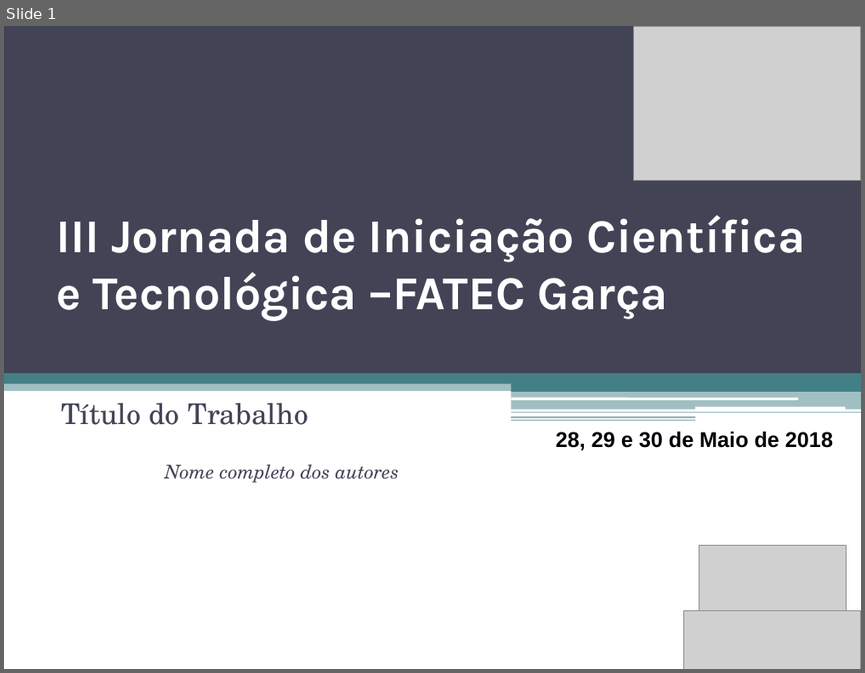
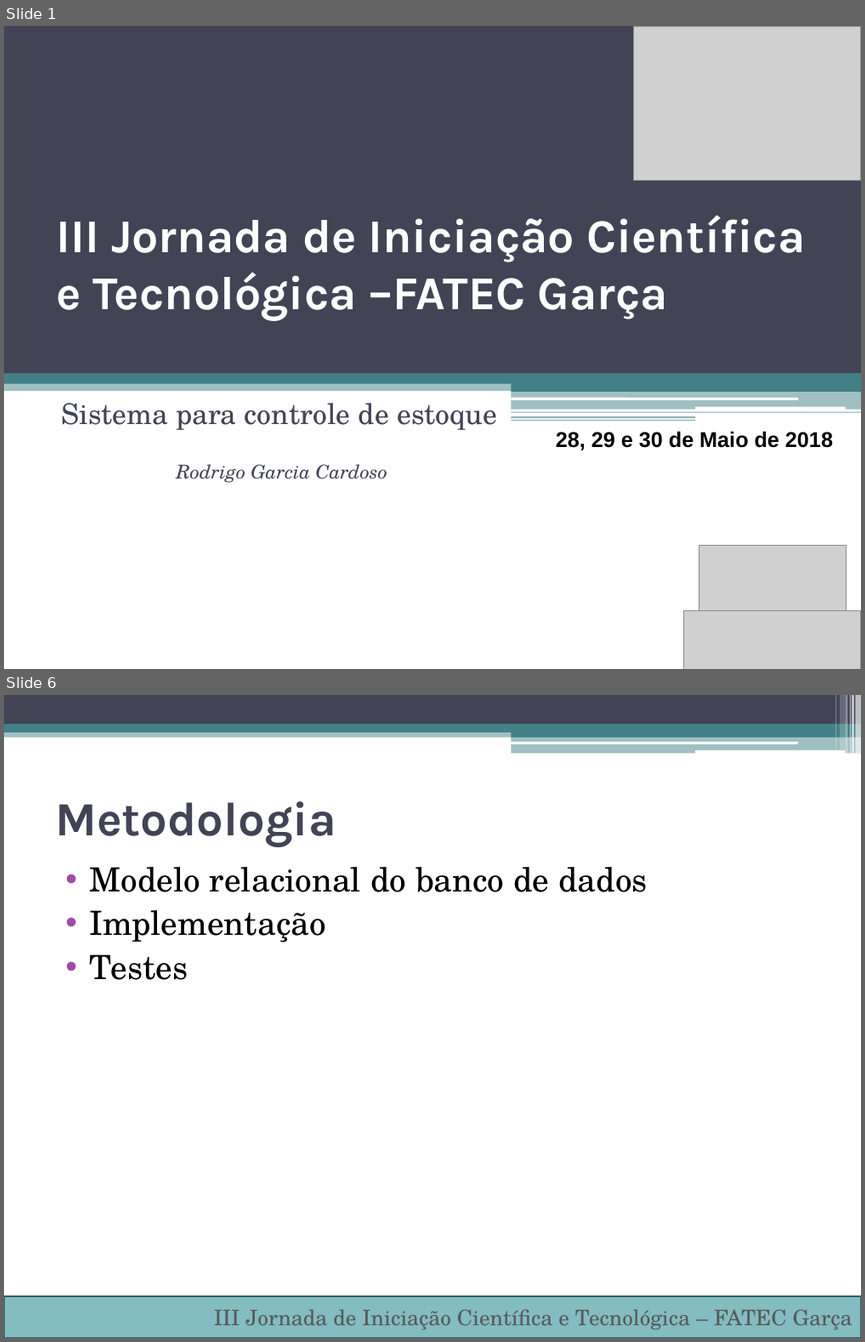
Before and after one commit to Cardoso976/V-Termo, a slide deck: TCC/III Jornada de Iniciação Científica e Tecnológica Tempate–2018.pptx. Shown one above the other, each under a label of ours: slide 1 before the commit, slides 1 and 6 after it; the slides between them are not shown. The pictures are 865x673 and 865x1342 pixels, drawn with LibreOffice and Linux fonts; fonts in the diff are those of the drawing; grey boxes stand for pictures. Boxes give left, top, right and bottom in pixels: in the first picture for what was removed or moved away, otherwise in the second. Text is boxed around its words. In the diff, an @@ line names an element or a change of style, - is before the commit and + after.

```diff
--- a/TCC/III Jornada de Iniciação Científica e Tecnológica Tempate–2018.pptx
+++ b/TCC/III Jornada de Iniciação Científica e Tecnológica Tempate–2018.pptx
@@ slide 6 added at [4, 695, 861, 1338], background #FFFFFF @@
@@ rectangle added at [4, 695, 861, 724], fill #424456 @@
@@ rectangle added at [835, 695, 836, 750], fill #FFFFFF at 30% opacity @@
@@ rectangle added at [840, 695, 845, 750], fill #FFFFFF at 20% opacity @@
@@ rectangle added at [846, 695, 848, 754], fill #FFFFFF at 40% opacity @@
@@ rectangle added at [850, 695, 851, 754], fill #FFFFFF at 60% opacity @@
@@ rectangle added at [851, 695, 854, 754], fill #FFFFFF at 65% opacity @@
@@ rectangle added at [856, 695, 861, 754], fill #FFFFFF at 65% opacity @@
@@ rectangle added at [4, 729, 861, 737], fill #438086 at 50% opacity @@
@@ rectangle added at [4, 724, 861, 732], fill #438086 @@
@@ rounded rectangle added at [511, 741, 797, 743], fill #FFFFFF @@
@@ rectangle added at [511, 728, 861, 737], fill #438086 @@
@@ rectangle added at [511, 736, 861, 754], fill #438086 at 50% opacity @@
@@ rounded rectangle added at [694, 750, 845, 754], fill #FFFFFF @@
@@ title added at [55, 801, 336, 847], 40 pt, text #424456, bold @@
+Metodologia
@@ text added at [90, 867, 647, 980], 28 pt, text #000000 @@
+• Modelo relacional do banco de dados
+• Implementação
+• Testes
@@ rectangle added at [4, 1297, 861, 1338], fill #83BCC1, outline #326065 1.5 pt, 18 pt, text #595959 @@
+III Jornada de Iniciação Científica e Tecnológica – FATEC Garça
@@ slide 1 changed as well @@
@@ subtitle at [61, 403, 497, 482]: text changed; size 16 to 24 pt; italic off @@
-Título do Trabalho
-Nome completo dos autores
+Sistema para controle de estoque
+Rodrigo Garcia Cardoso
```
Also in this commit, not shown: 7 other slides changed, 4 other files.
